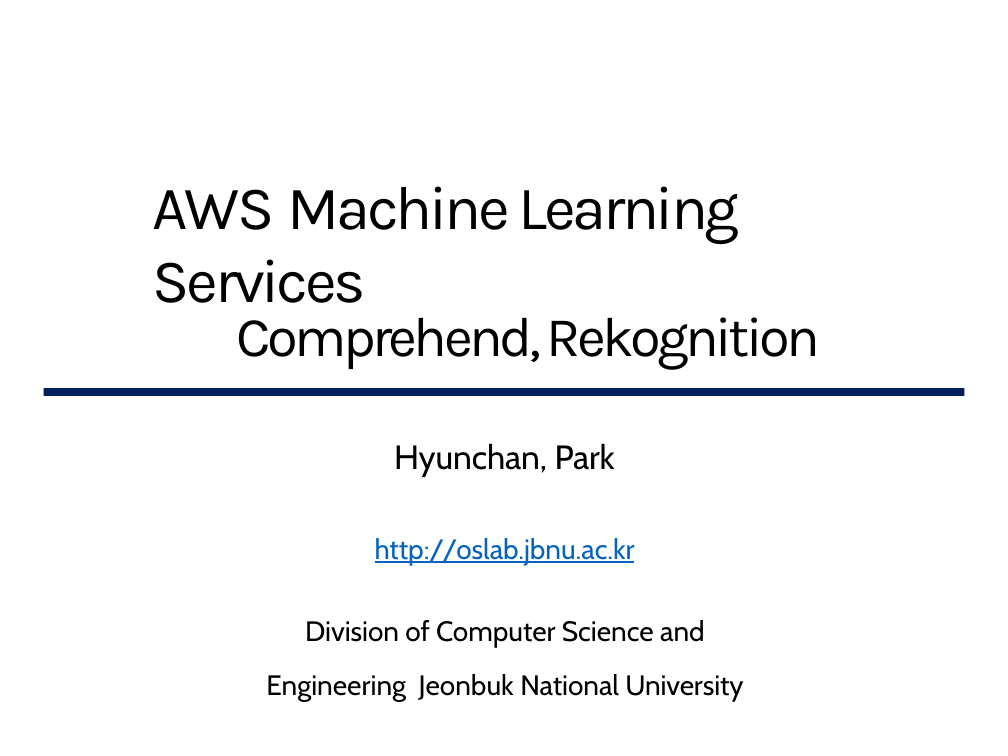
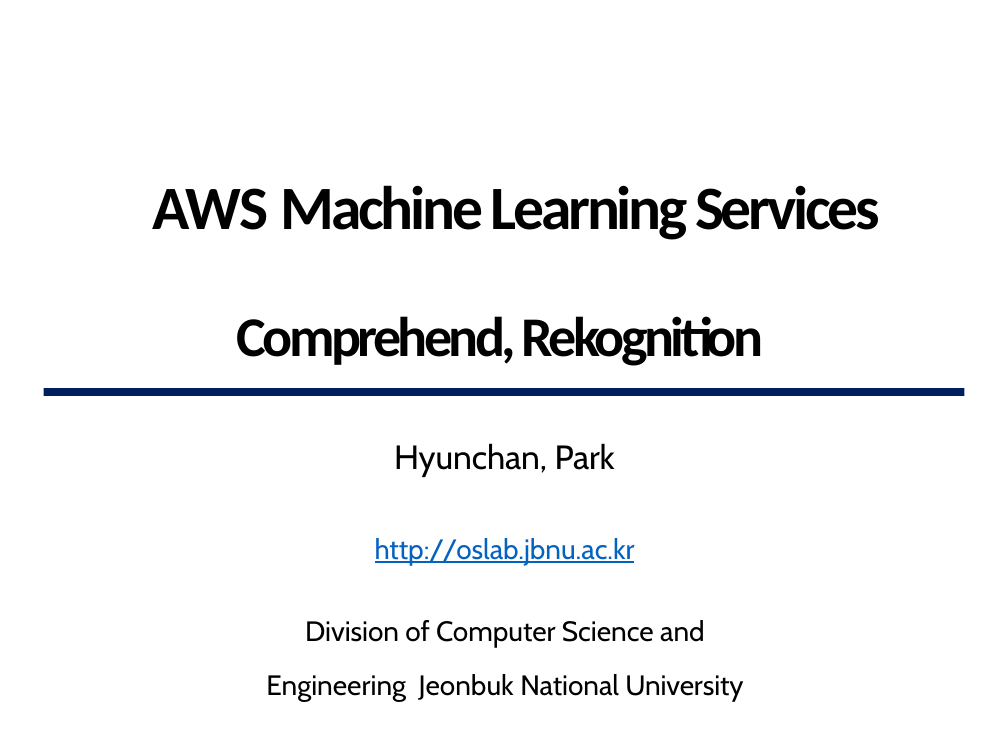
Before and after one commit to lee95292/AWS_Comprehend_onUse, a slide deck: slide 1 of slides/AWS_Comprehend.pptx. Drawn at 1008x756 pixels with LibreOffice and Linux fonts; fonts in the diff are those of the drawing. Boxes give left, top, right and bottom in pixels: in the first picture for what was removed or moved away, otherwise in the second. Text is boxed around its words. In the diff, an @@ line names an element or a change of style, - is before the commit and + after.

Commit message:
comprehend slides update

```diff
--- a/slides/AWS_Comprehend.pptx
+++ b/slides/AWS_Comprehend.pptx
@@ title "AWS Machine Learning Services" at (153,185,880,240): font Karla to Calibri, bold on @@
@@ text "Comprehend, Rekognition" at (237,316,764,366): font Karla to Calibri, bold on @@
```
Also in this commit, not shown: 31 other slides changed, 1 slide added.
